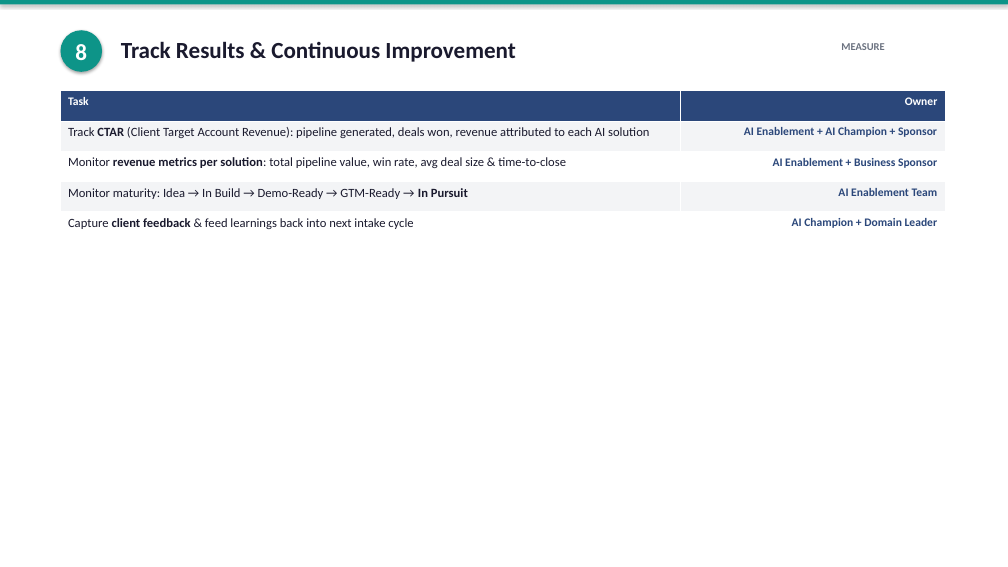
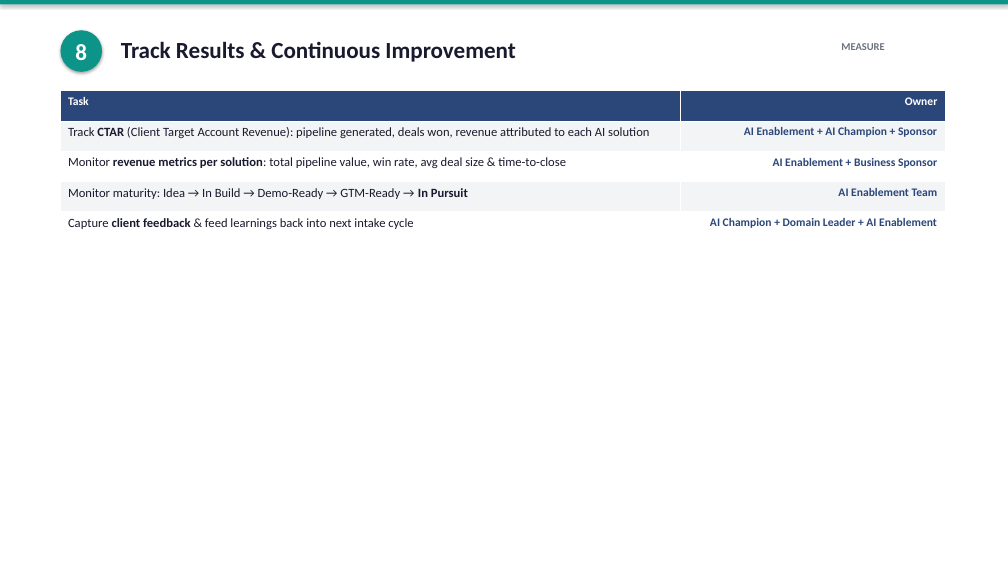
Before and after one commit to JessieWang0926/Intake-to-GTM, a slide deck: slide 12 of AI-Use-Case-to-GTM-Step-Guide.pptx. Drawn at 1008x567 pixels with LibreOffice and Linux fonts; fonts in the diff are those of the drawing. Boxes give left, top, right and bottom in pixels: in the first picture for what was removed or moved away, otherwise in the second. Text is boxed around its words. In the diff, an @@ line names an element or a change of style, - is before the commit and + after.

```diff
--- a/AI-Use-Case-to-GTM-Step-Guide.pptx
+++ b/AI-Use-Case-to-GTM-Step-Guide.pptx
@@ table at [60,91,945,242] @@
-row 5, column 2: AI Champion + Domain Leader
+row 5, column 2: AI Champion + Domain Leader + AI Enablement
```
Also in this commit, not shown: 3 other slides changed, 4 other files.
